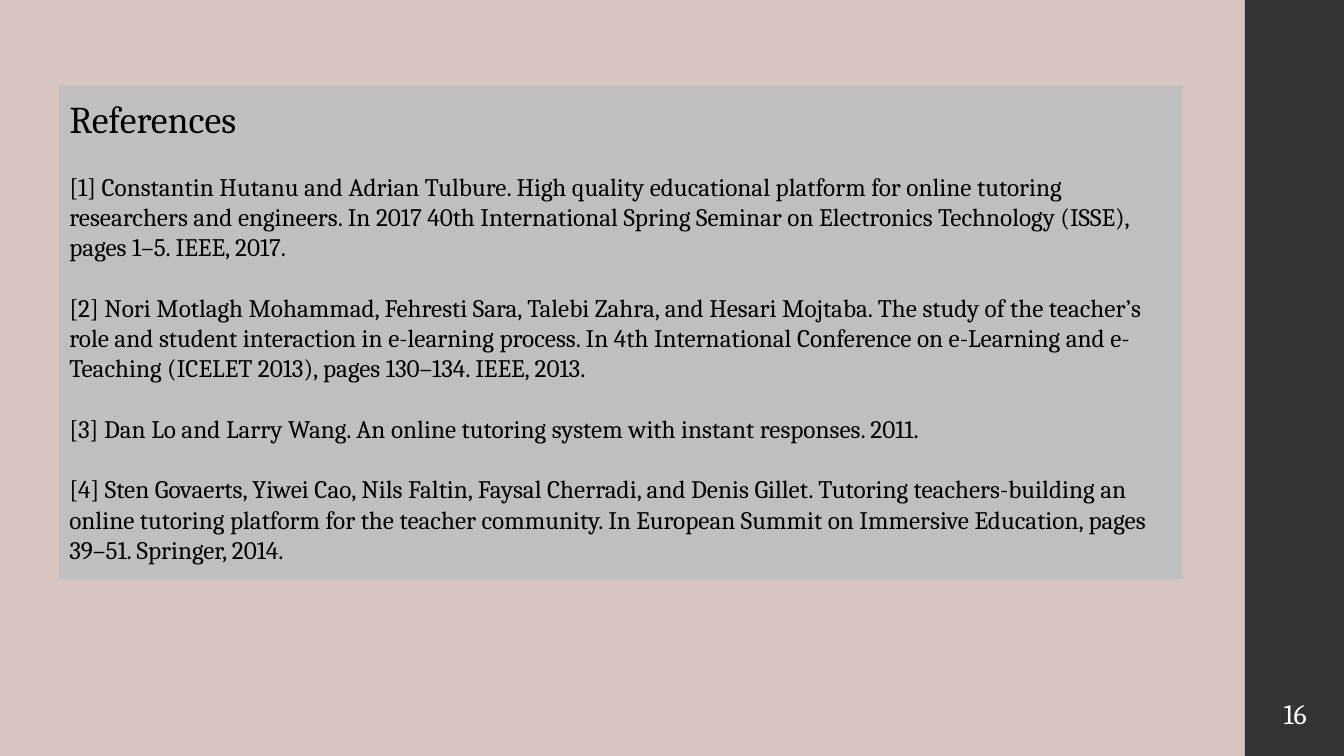
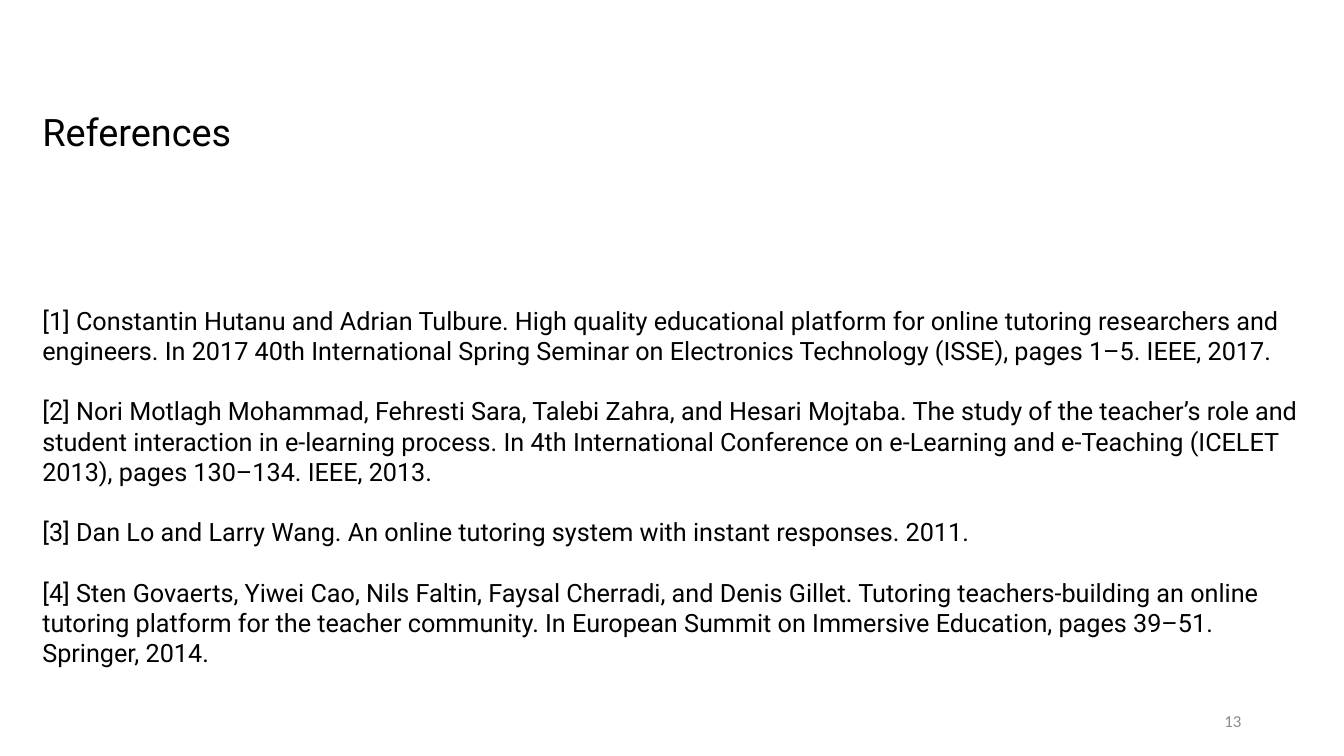
Before and after one commit to rayhanalshorif133/MSCSE-UIU, a slide deck: slide 13 of CSE-6159-SSA/ProTutorBD_OLD.pptx (slide 16 before the commit). Drawn at 1344x756 pixels with LibreOffice and Linux fonts; fonts in the diff are those of the drawing. Boxes give left, top, right and bottom in pixels: in the first picture for what was removed or moved away, otherwise in the second. Text is boxed around its words. In the diff, an @@ line names an element or a change of style, - is before the commit and + after.

```diff
--- a/CSE-6159-SSA/ProTutorBD_OLD.pptx
+++ b/CSE-6159-SSA/ProTutorBD_OLD.pptx
@@ background #D7C5BF to #FFFFFF @@
@@ rectangle removed at (1245, 0, 1344, 756) @@
@@ text "References": place and size @@
-text "References" at (59, 86, 1183, 580)
+text "References" at (42, 117, 1297, 668)
@@ text "References" at (42, 117, 1297, 668): font Cambria to Roboto; fill #BFBFBF to none @@
@@ page number added at (1224, 716, 1241, 727), 12 pt, text #8C8C8C @@
+13
@@ page number removed at (1284, 705, 1307, 724) @@
-16
```
Also in this commit, not shown: 8 other slides changed, 5 slides added, 8 slides removed, 3 other files.
